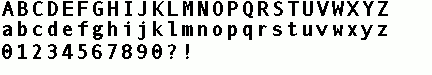
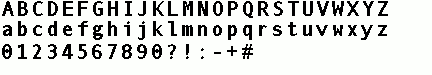
The second w=432, h=75 image is a revision of the first. Changes to its layers:
renamed "01234567890?!" to "01234567890?!:-+#", painted on it over [201, 44, 253, 59]
